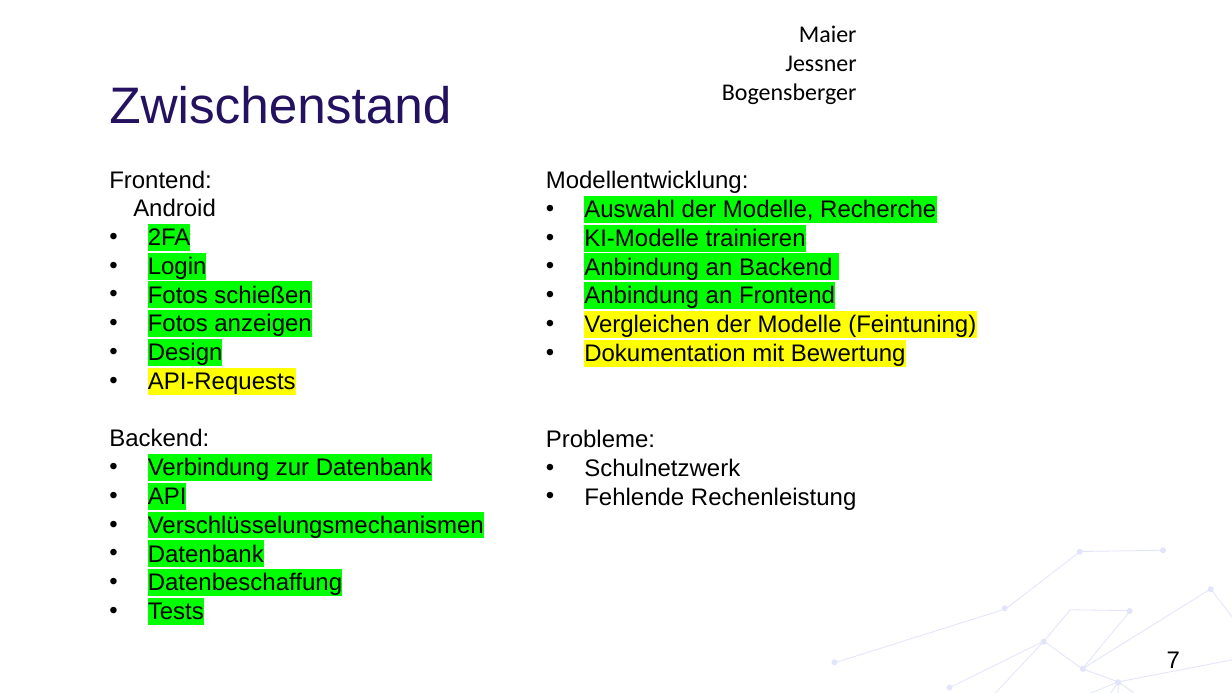
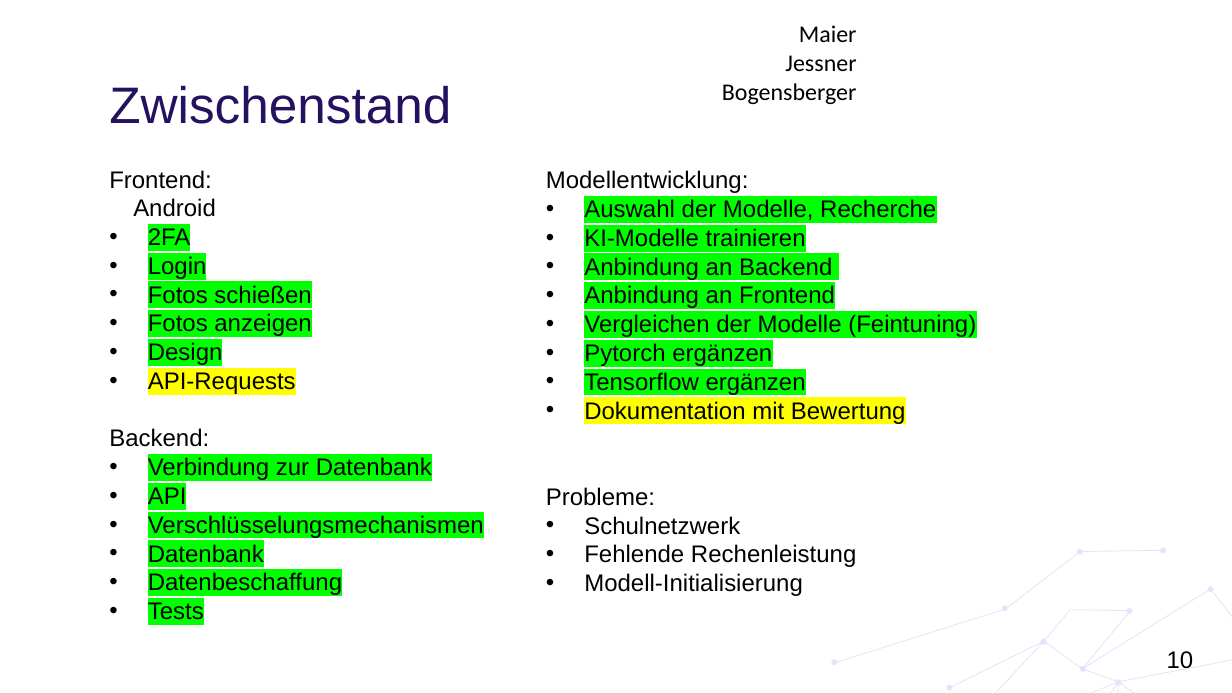
Before and after one commit to huthuthiddeli/DermaAI, a slide deck: slide 10 of documents/DA11_DermaAI_Präsentation3.pptx (slide 7 before the commit). Drawn at 1232x693 pixels with LibreOffice and Linux fonts; fonts in the diff are those of the drawing; background and template pictures are left out. Boxes give left, top, right and bottom in pixels: in the first picture for what was removed or moved away, otherwise in the second. Text is boxed around its words. In the diff, an @@ line names an element or a change of style, - is before the commit and + after.

Commit message:
added verteilungsdiagramm, ablaufdiagramm, componentdiagramm, c4model ai, updated presentation

```diff
--- a/documents/DA11_DermaAI_Präsentation3.pptx
+++ b/documents/DA11_DermaAI_Präsentation3.pptx
@@ text at [584, 314, 976, 337]: highlight #FFFF00 to #00FF00 in "Vergleichen der Modelle (Feintuning)" @@
@@ text at [584, 343, 806, 396]: paragraphs added @@
+• Pytorch ergänzen
+• Tensorflow ergänzen
@@ text at [584, 573, 803, 596]: paragraph added @@
+• Modell-Initialisierung
@@ page number at [1167, 651, 1194, 668]: text changed @@
-7
+10
```
Also in this commit, not shown: 2 other slides changed, 17 slides added, 4 slides removed, 13 other files.
